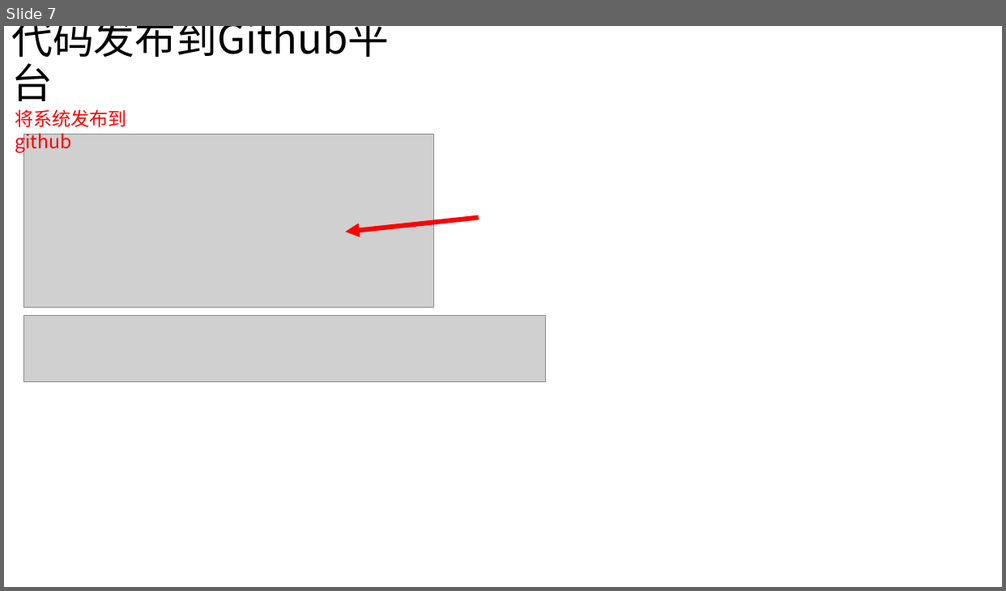
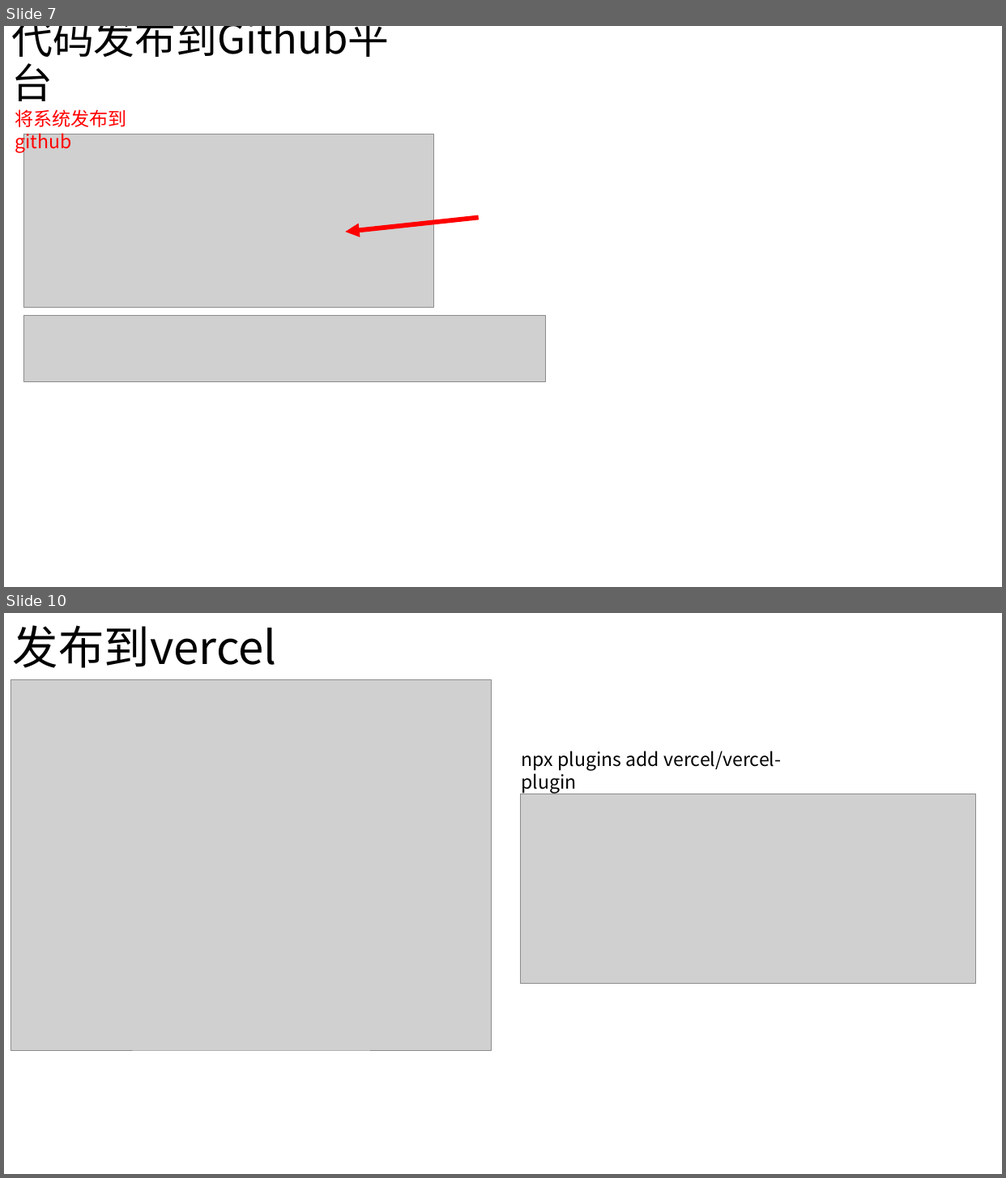
Before and after one commit to a0956610123/mytolist, a slide deck: doc/操作手册.pptx. Shown one above the other, each under a label of ours: slide 7 before the commit, slides 7 and 10 after it; the slides between them are not shown. The pictures are 1006x591 and 1006x1178 pixels, drawn with LibreOffice and Linux fonts; fonts in the diff are those of the drawing; grey boxes stand for pictures. Boxes give left, top, right and bottom in pixels: in the first picture for what was removed or moved away, otherwise in the second. Text is boxed around its words. In the diff, an @@ line names an element or a change of style, - is before the commit and + after.

```diff
--- a/doc/操作手册.pptx
+++ b/doc/操作手册.pptx
@@ slide 10 added at (4,613,1002,1174), background #FFFFFF @@
@@ title added at (13,625,277,668), 44 pt, text #000000 @@
+发布到vercel
@@ picture added at (11,679,492,1050) @@
@@ text added at (522,751,781,794), 18 pt, text #000000 @@
+npx plugins add vercel/vercel-plugin
@@ picture added at (521,794,976,983) @@
```
Also in this commit, not shown: 1 slide changed, 3 other slides added, 4 slides removed, 1 other file.
